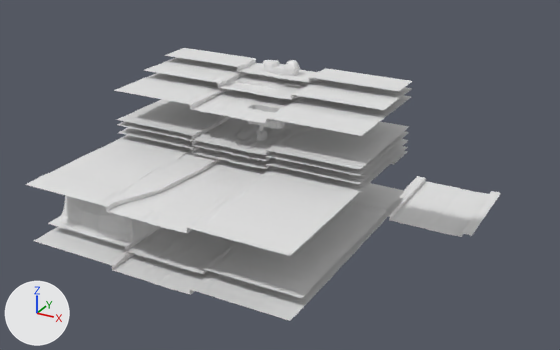
What one commit did to the Blender file other stuff/blender assets/env/eg.blend.
Camera for both pictures: a 50 mm camera at (450.0, -845.0, 424.0) aimed at (31.0, -84.0, 43.0). Every picture has the same lights, and +X, +Y and +Z are marked at lower left.
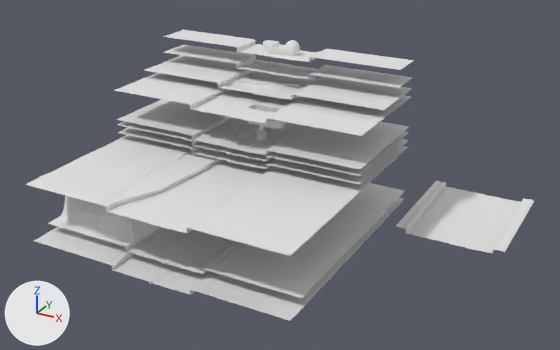
Edits to the bpy script that builds the scene:
```text
Change ob_plane_003:
    ob_plane_003.location: (0.0, 0.0, 63.8) -> (0.0, 0.0, 156.9)
Change ob_plane_011:
    ob_plane_011.location: (174.9, 131.1, -58.6) -> (243.3, 0.0, 0.0)
Change ob_plane_004:
    ob_plane_004.location: (0.0, 0.0, 152.6) -> (0.0, 0.0, 177.4)
```

Boxes [x1, y1, x2, y2] around the edits, measured in the pictures (560 x 350 px):
'Plane.011', moved
    before: [388, 176, 501, 237]
    after: [396, 180, 534, 253]
'Plane.004', moved
    before: [165, 48, 412, 91]
    after: [163, 30, 414, 70]
'Plane.003', moved
    before: [391, 151, 408, 165]
    after: [163, 45, 413, 88]
